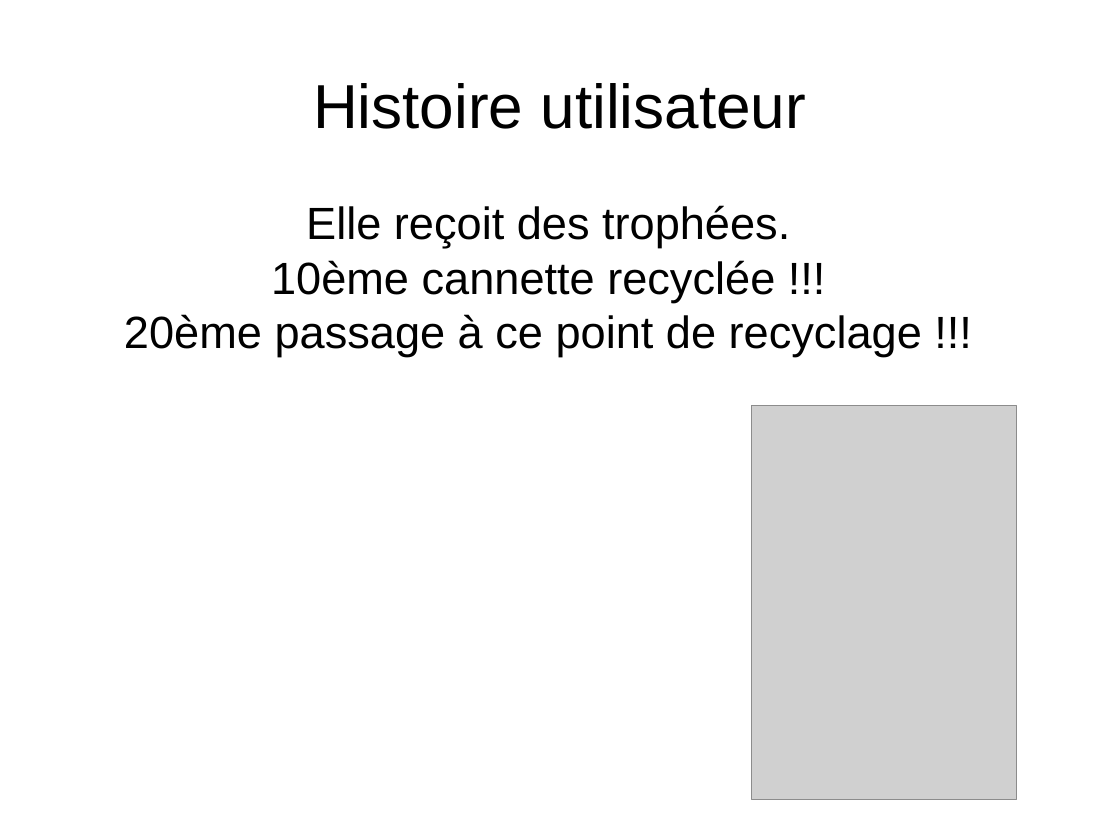
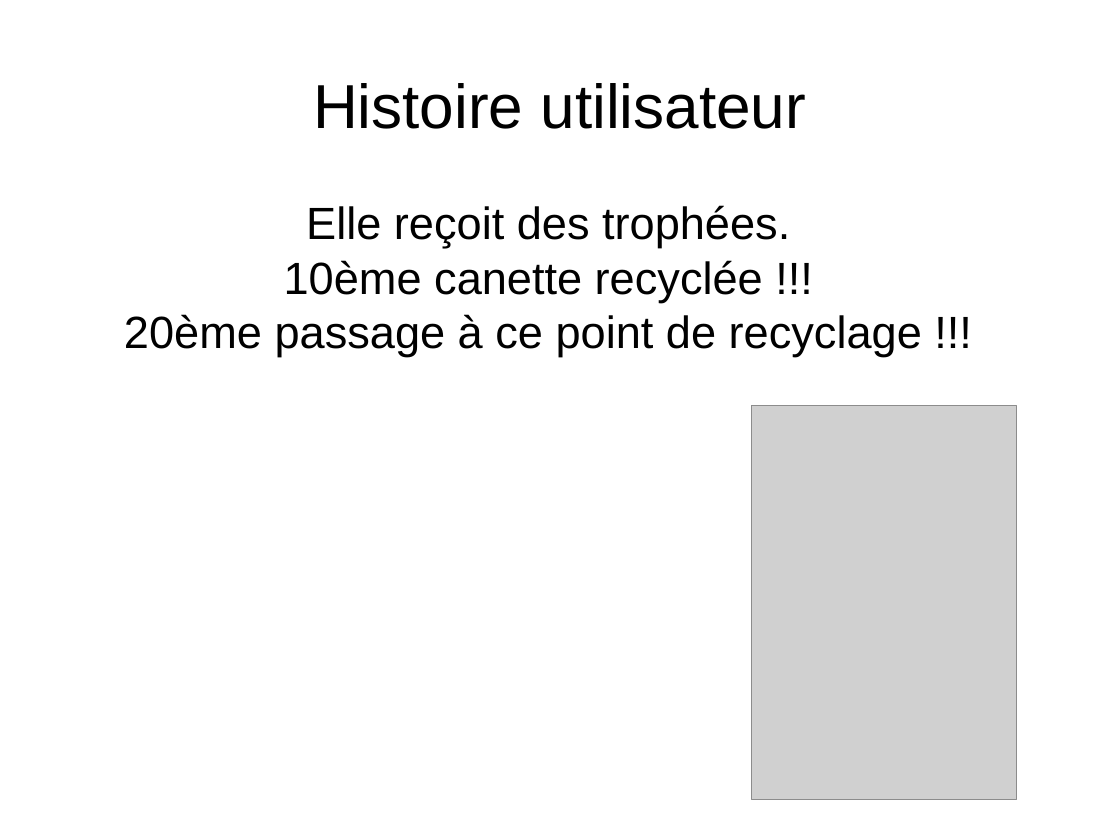
Before and after one commit to sebtoun/MtpHackathon2013, a slide deck: slide 5 of presentation.odp. Drawn at 1120x840 pixels with LibreOffice and Linux fonts; fonts in the diff are those of the drawing; grey boxes stand for pictures; background and template pictures are left out. Boxes give left, top, right and bottom in pixels: in the first picture for what was removed or moved away, otherwise in the second. Text is boxed around its words. In the diff, an @@ line names an element or a change of style, - is before the commit and + after.

```diff
--- a/presentation.odp
+++ b/presentation.odp
@@ subtitle at (x1=284, y1=260, x2=763, y2=302): text changed @@
-10ème cannette recyclée !!!
+10ème canette recyclée !!!
```
Also in this commit, not shown: 3 other slides changed, 4 other files.
